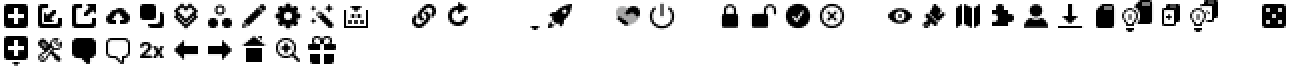
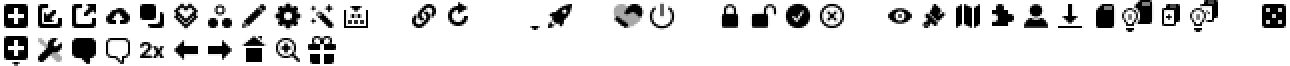
Layers edited between the first and the second w=1290, h=66 image:
painted on "Toolbar Icons" (29th of 41, in "IconToolbarShare") over [612,4,644,28]
painted on "Toolbar Icons" (35th of 41, in "IconToolbarTools") over [38,38,62,62]
